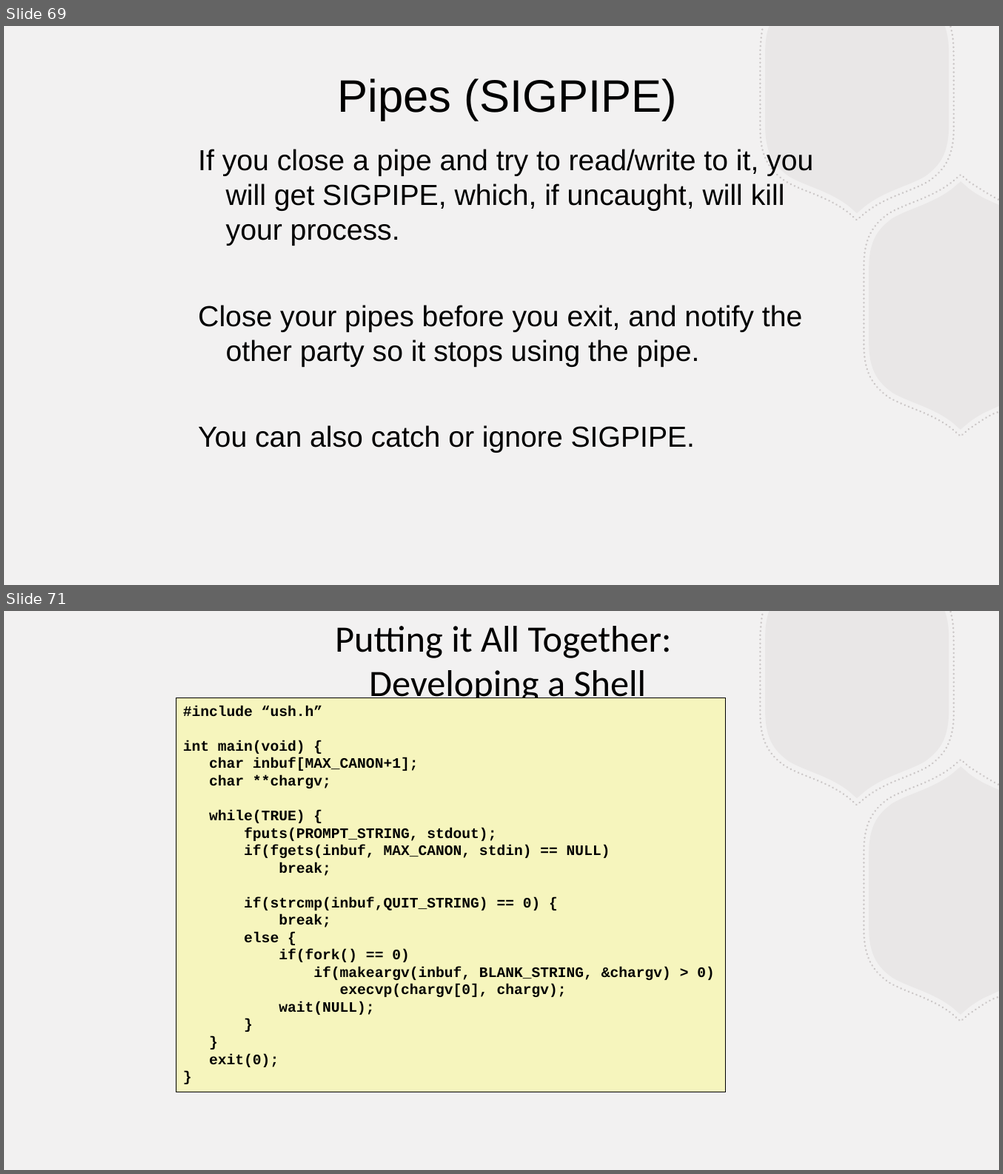
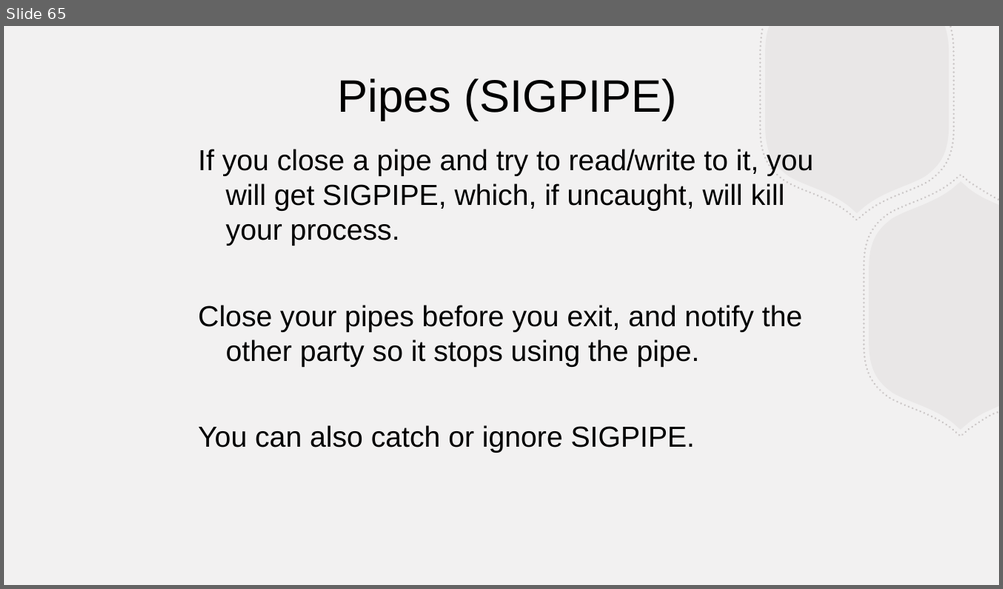
Before and after one commit to BillJr99/Ursinus-CS376, a slide deck: files/lectures/shellipc.pptx. Shown one above the other, each under a label of ours: slides 69 and 71 before the commit, slide 65 after it; the slides between them are not shown. The pictures are 1003x1174 and 1003x589 pixels, drawn with LibreOffice and Linux fonts; fonts in the diff are those of the drawing. Boxes give left, top, right and bottom in pixels: in the first picture for what was removed or moved away, otherwise in the second. Text is boxed around its words. In the diff, an @@ line names an element or a change of style, - is before the commit and + after.

```diff
--- a/files/lectures/shellipc.pptx
+++ b/files/lectures/shellipc.pptx
@@ slide 71 removed at (x1=4, y1=611, x2=999, y2=1170), background #F2F1F1; not listed: 4 template elements that a slide beside it also shows @@
@@ text removed at (x1=335, y1=626, x2=671, y2=705) @@
-Putting it All Together:
-Developing a Shell
@@ rectangle removed at (x1=176, y1=698, x2=725, y2=1093) @@
-#include “ush.h”
-int main(void) {
-char inbuf[MAX_CANON+1];
-char **chargv;
-while(TRUE) {
-fputs(PROMPT_STRING, stdout);
-if(fgets(inbuf, MAX_CANON, stdin) == NULL)
-break;
-if(strcmp(inbuf,QUIT_STRING) == 0) {
-break;
-else {
-if(fork() == 0)
-if(makeargv(inbuf, BLANK_STRING, &chargv) > 0)
-execvp(chargv[0], chargv);
-wait(NULL);
-}
-}
-exit(0);
-}
@@ what was slide 69 is now slide 65 @@
```
Also in this commit, not shown: 5 slides changed, 1 slide added, 15 other slides removed.
